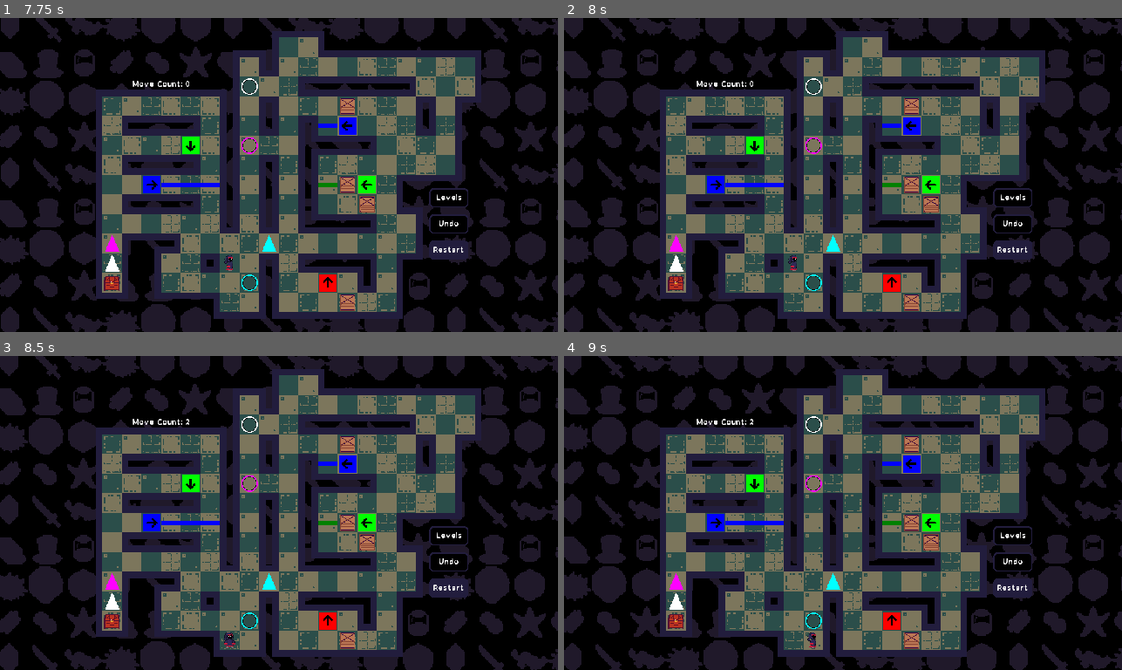
Above: before the commit, frames 1-4 (two rows, left to right).
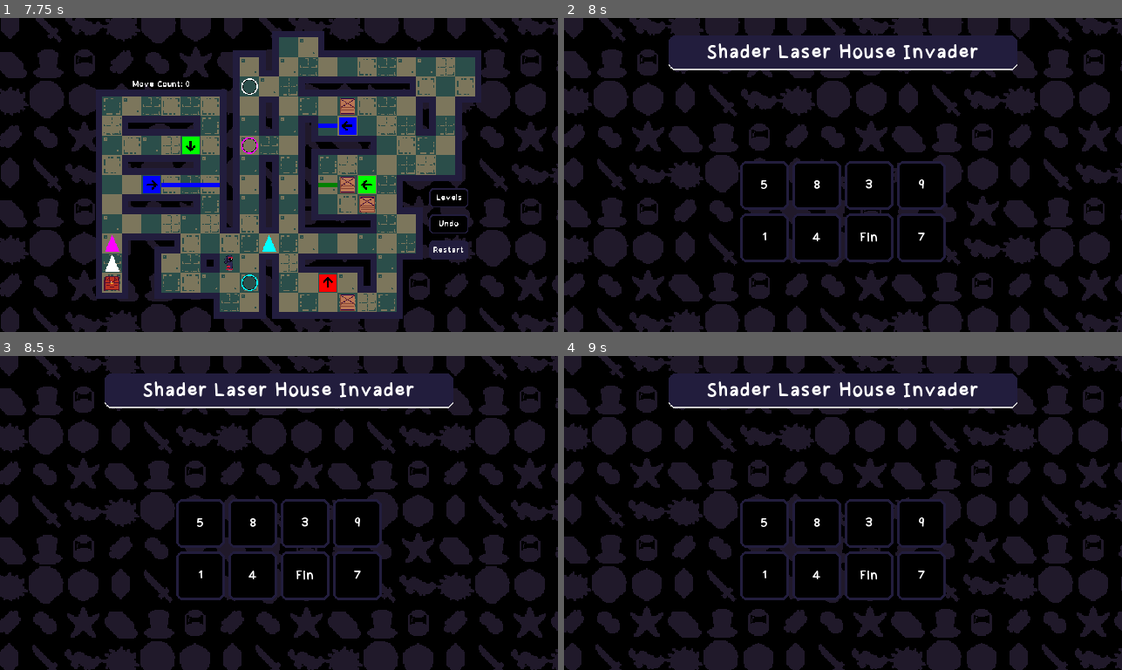
Above: after the commit, the same moments.

Repository: danielday-dev/PirateJam15
Game: Godot game, scene res://Scenes/LevelSelect.tscn
Two runs of this game, one before a commit and one after it. Both use one fixed random seed, a clock stepped at 60 frames per second and the inputs below.
Inputs:
- Up to frame 1 (7.75 s): click "5" at 0.5 s; click "Restart" at 1.25 s; click "Restart" at 2 s; click "Restart" at 2.75 s; hold D (player_movement_right) 3.53-4.28 s; tap Z (player_undo) every 0.75 s from 3.6 to 7.35 s; hold S (player_movement_down) 4.28-5.03 s; hold D (player_movement_right) 5.03-5.78 s; hold W (player_movement_up) 5.78-6.53 s; hold A (player_movement_left) from 6.53 s (still down); tap R (player_restart) at 7.15 s
- Up to frame 2 (8 s): keep holding A (player_movement_left); tap Escape (player_backToLevels, bound only after the commit) at 7.9 s
- Up to frame 3 (8.5 s): release A (player_movement_left) at 8.03 s; hold S (player_movement_down) from 8.03 s (still down); tap Z (player_undo) at 8.1 s
- Up to frame 4 (9 s): release S (player_movement_down) at 8.78 s; hold D (player_movement_right) from 8.78 s (still down); tap Z (player_undo) at 8.85 s

Frame 1 is identical in both runs. In frame 2, 43% of the frame differs, in the area x 17-87%, y 4-96%; in frame 3, 43%; in frame 4, 43%.

Commit message:
Basic controller support added.

Diff:
--- a/Assets/Levels/ObjectProcess.gd
+++ b/Assets/Levels/ObjectProcess.gd
@@ -229,6 +229,11 @@
 	# Restart button.
 	if (Input.is_action_just_pressed("player_restart")):
 		stateUnwind();
+		return;
+
+	# Escape to level select button.
+	if (Input.is_action_just_pressed("player_backToLevels")):
+		$"../".gotoLevelSelect();
 		return;
 
 	var movement : Vector2i = Vector2i(
--- a/project.godot
+++ b/project.godot
@@ -25,31 +25,43 @@
 player_movement_left={
 "deadzone": 0.5,
 "events": [Object(InputEventKey,"resource_local_to_scene":false,"resource_name":"","device":-1,"window_id":0,"alt_pressed":false,"shift_pressed":false,"ctrl_pressed":false,"meta_pressed":false,"pressed":false,"keycode":0,"physical_keycode":65,"key_label":0,"unicode":97,"echo":false,"script":null)
+, Object(InputEventJoypadButton,"resource_local_to_scene":false,"resource_name":"","device":-1,"button_index":13,"pressure":0.0,"pressed":true,"script":null)
 ]
 }
 player_movement_right={
 "deadzone": 0.5,
 "events": [Object(InputEventKey,"resource_local_to_scene":false,"resource_name":"","device":-1,"window_id":0,"alt_pressed":false,"shift_pressed":false,"ctrl_pressed":false,"meta_pressed":false,"pressed":false,"keycode":0,"physical_keycode":68,"key_label":0,"unicode":100,"echo":false,"script":null)
+, Object(InputEventJoypadButton,"resource_local_to_scene":false,"resource_name":"","device":-1,"button_index":14,"pressure":0.0,"pressed":true,"script":null)
 ]
 }
 player_movement_up={
 "deadzone": 0.5,
 "events": [Object(InputEventKey,"resource_local_to_scene":false,"resource_name":"","device":-1,"window_id":0,"alt_pressed":false,"shift_pressed":false,"ctrl_pressed":false,"meta_pressed":false,"pressed":false,"keycode":0,"physical_keycode":87,"key_label":0,"unicode":119,"echo":false,"script":null)
+, Object(InputEventJoypadButton,"resource_local_to_scene":false,"resource_name":"","device":-1,"button_index":11,"pressure":0.0,"pressed":true,"script":null)
 ]
 }
 player_movement_down={
 "deadzone": 0.5,
 "events": [Object(InputEventKey,"resource_local_to_scene":false,"resource_name":"","device":-1,"window_id":0,"alt_pressed":false,"shift_pressed":false,"ctrl_pressed":false,"meta_pressed":false,"pressed":false,"keycode":0,"physical_keycode":83,"key_label":0,"unicode":115,"echo":false,"script":null)
+, Object(InputEventJoypadButton,"resource_local_to_scene":false,"resource_name":"","device":-1,"button_index":12,"pressure":0.0,"pressed":true,"script":null)
 ]
 }
 player_undo={
 "deadzone": 0.5,
 "events": [Object(InputEventKey,"resource_local_to_scene":false,"resource_name":"","device":-1,"window_id":0,"alt_pressed":false,"shift_pressed":false,"ctrl_pressed":false,"meta_pressed":false,"pressed":false,"keycode":0,"physical_keycode":90,"key_label":0,"unicode":122,"echo":false,"script":null)
+, Object(InputEventJoypadButton,"resource_local_to_scene":false,"resource_name":"","device":-1,"button_index":2,"pressure":0.0,"pressed":true,"script":null)
 ]
 }
 player_restart={
 "deadzone": 0.5,
 "events": [Object(InputEventKey,"resource_local_to_scene":false,"resource_name":"","device":-1,"window_id":0,"alt_pressed":false,"shift_pressed":false,"ctrl_pressed":false,"meta_pressed":false,"pressed":false,"keycode":0,"physical_keycode":82,"key_label":0,"unicode":114,"echo":false,"script":null)
+, Object(InputEventJoypadButton,"resource_local_to_scene":false,"resource_name":"","device":-1,"button_index":3,"pressure":0.0,"pressed":true,"script":null)
+]
+}
+player_backToLevels={
+"deadzone": 0.5,
+"events": [Object(InputEventKey,"resource_local_to_scene":false,"resource_name":"","device":-1,"window_id":0,"alt_pressed":false,"shift_pressed":false,"ctrl_pressed":false,"meta_pressed":false,"pressed":false,"keycode":0,"physical_keycode":4194305,"key_label":0,"unicode":0,"echo":false,"script":null)
+, Object(InputEventJoypadButton,"resource_local_to_scene":false,"resource_name":"","device":-1,"button_index":1,"pressure":0.0,"pressed":true,"script":null)
 ]
 }
 
